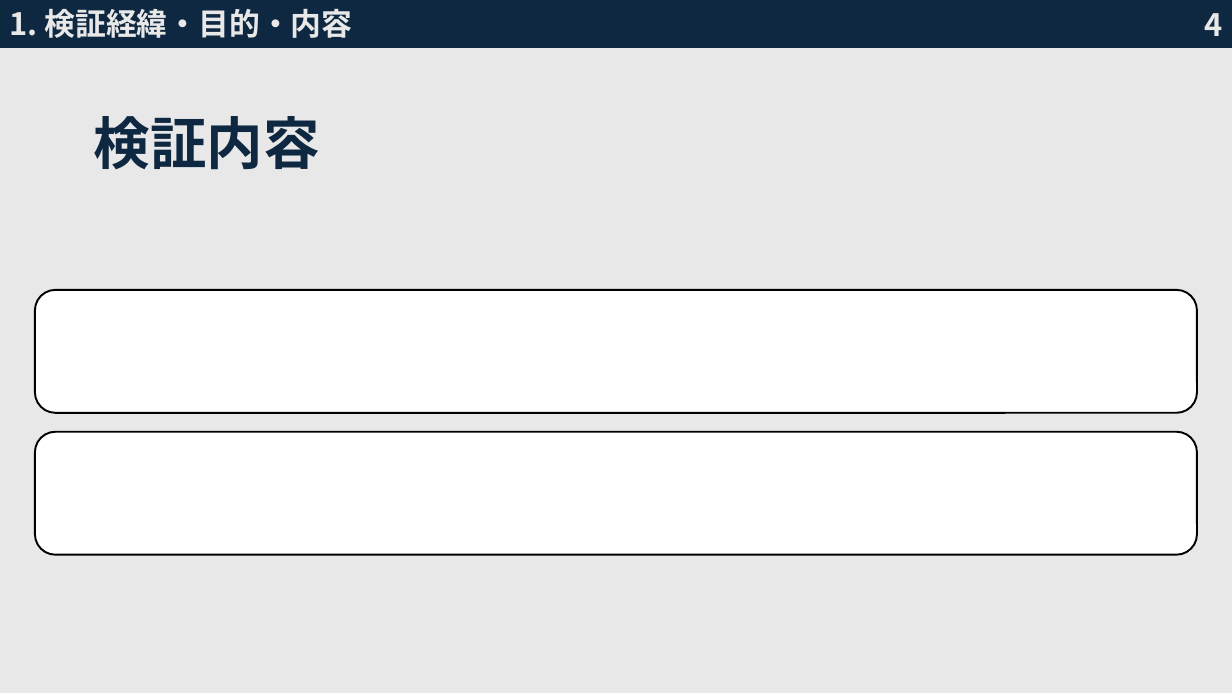
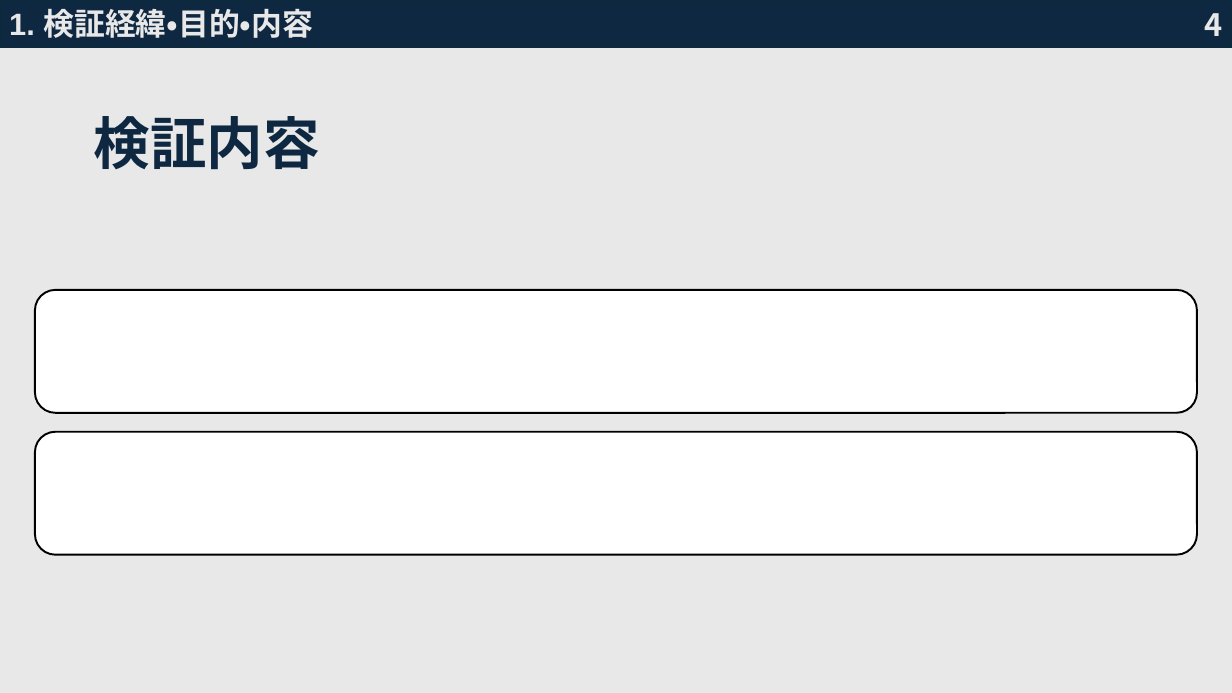
Before and after one commit to sahokk/JavaDakoku0502, a slide deck: slide 5 of 技術検証発表資料2.pptx. Drawn at 1232x693 pixels with LibreOffice and Linux fonts; fonts in the diff are those of the drawing. Boxes give left, top, right and bottom in pixels: in the first picture for what was removed or moved away, otherwise in the second. Text is boxed around its words. In the diff, an @@ line names an element or a change of style, - is before the commit and + after.

```diff
--- a/技術検証発表資料2.pptx
+++ b/技術検証発表資料2.pptx
@@ text "1. 検証経緯・目的・内容" at [9, 9, 313, 38]: font Noto Sans CJK JP to Arial @@
```
Also in this commit, not shown: 11 other slides changed, 15 slides added, 8 slides removed, 31 other files.
